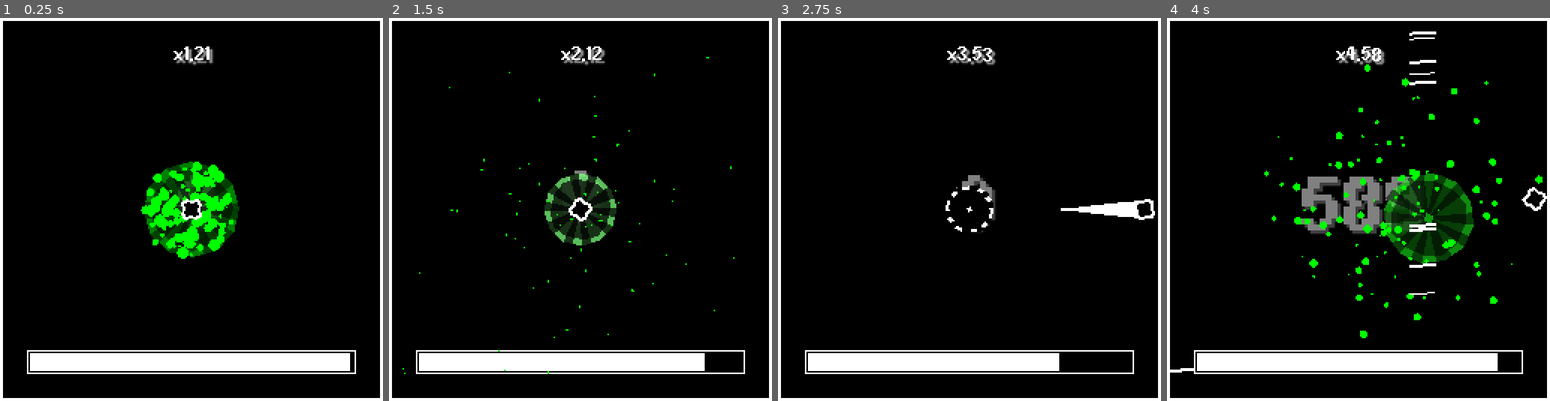
Above: before the commit, frames 1-4 (left to right).
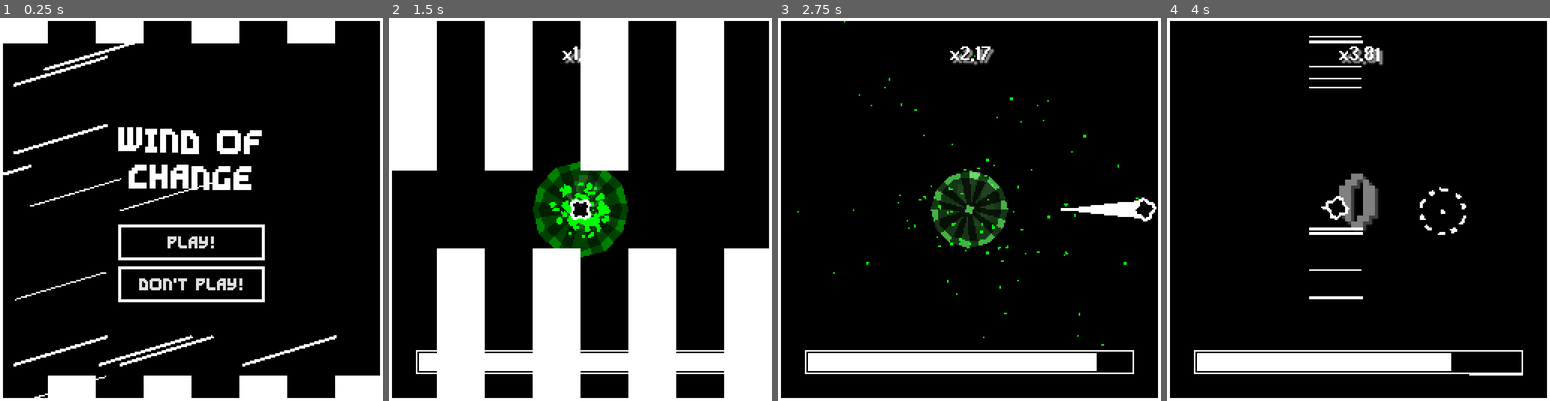
Above: after the commit, the same moments.

Repository: Ayabee527/mini-jam-155-wind
Game: Godot game, scene res://main_menu/main_menu.tscn
Two runs of this game, one before a commit and one after it. Both use one fixed random seed, a clock stepped at 60 frames per second and the inputs below. Before the commit the project starts from res://main/main.tscn.
Inputs (mouse positions are in pixels of both pictures, inside the frame that each line leads up to):
- Up to frame 1 (0.25 s): no input
- Up to frame 2 (1.5 s): click (580, 243) at 0.5 s, where only the run after the commit has a clickable "PLAY!"; click (580, 243) at 1.25 s, where only the run after the commit has a clickable "PLAY!"
- Up to frame 3 (2.75 s): tap Enter at 2 s; move the mouse to (1053, 190) at 2.02 s; hold D (move_right) from 2.03 s (still down); tap Backspace at 2.1 s; click (1053, 190) at 2.17 s
- Up to frame 4 (4 s): release D (move_right) at 2.75 s; drag from (1281, 228) to (1358, 209) at 2.77 s; move the mouse to (1396, 125) at 3.52 s; hold D (move_right) from 3.53 s (still down); tap F at 3.6 s; click (1396, 125) at 3.67 s

The runs differ from the first frame. In frame 1, 20% of the frame differs, in the area x 0-100%, y 0-100%; in frame 2, 40%; in frame 3, 3.3%; in frame 4, 9.6%.

Commit message:
scene switcher

Diff:
--- /dev/null
+++ b/game/autoloads/SceneSwitcher.gd
@@ -0,0 +1,28 @@
+extends ColorRect
+
+@export var animation_player: AnimationPlayer
+
+var scene_path: String
+
+func switch_to(path: String):
+	scene_path = path
+	switch_out()
+
+func load_scene() -> void:
+	get_tree().change_scene_to_file(scene_path)
+
+func switch_out() -> void:
+	mouse_filter = Control.MOUSE_FILTER_STOP
+	animation_player.play("switch_out")
+
+func switch_in() -> void:
+	mouse_filter = Control.MOUSE_FILTER_IGNORE
+	animation_player.play("switch_in")
+
+
+func _on_animation_player_animation_finished(anim_name: StringName) -> void:
+	match anim_name:
+		"switch_out":
+			await get_tree().create_timer(0.5, false).timeout
+			load_scene()
+			switch_in()
--- /dev/null
+++ b/game/autoloads/SceneSwitcher.tscn
@@ -0,0 +1,87 @@
+[gd_scene load_steps=8 format=3 uid="uid://lfl61m2uhqrs"]
+
+[ext_resource type="Shader" path="res://autoloads/scene_switch.gdshader" id="1_la747"]
+[ext_resource type="Script" path="res://autoloads/SceneSwitcher.gd" id="2_sejnh"]
+
+[sub_resource type="ShaderMaterial" id="ShaderMaterial_hlaq1"]
+shader = ExtResource("1_la747")
+shader_parameter/num_lines = 8.0
+shader_parameter/y_threshold = 1.0
+shader_parameter/line_color_a = Color(1, 1, 1, 1)
+shader_parameter/line_color_b = Color(1, 1, 1, 1)
+
+[sub_resource type="Animation" id="Animation_dsoq5"]
+resource_name = "switch_out"
+length = 0.25
+step = 0.05
+tracks/0/type = "value"
+tracks/0/imported = false
+tracks/0/enabled = true
+tracks/0/path = NodePath(".:material:shader_parameter/y_threshold")
+tracks/0/interp = 1
+tracks/0/loop_wrap = true
+tracks/0/keys = {
+"times": PackedFloat32Array(0, 0.25),
+"transitions": PackedFloat32Array(1, 1),
+"update": 0,
+"values": [0.0, 1.0]
+}
+
+[sub_resource type="Animation" id="Animation_51sd7"]
+length = 0.001
+tracks/0/type = "value"
+tracks/0/imported = false
+tracks/0/enabled = true
+tracks/0/path = NodePath(".:material:shader_parameter/y_threshold")
+tracks/0/interp = 1
+tracks/0/loop_wrap = true
+tracks/0/keys = {
+"times": PackedFloat32Array(0),
+"transitions": PackedFloat32Array(1),
+"update": 0,
+"values": [1.0]
+}
+
+[sub_resource type="Animation" id="Animation_3akbl"]
+resource_name = "switch_in"
+length = 0.25
+step = 0.05
+tracks/0/type = "value"
+tracks/0/imported = false
+tracks/0/enabled = true
+tracks/0/path = NodePath(".:material:shader_parameter/y_threshold")
+tracks/0/interp = 1
+tracks/0/loop_wrap = true
+tracks/0/keys = {
+"times": PackedFloat32Array(0, 0.25),
+"transitions": PackedFloat32Array(1, 1),
+"update": 0,
+"values": [1.0, 0.0]
+}
+
+[sub_resource type="AnimationLibrary" id="AnimationLibrary_48hl2"]
+_data = {
+"RESET": SubResource("Animation_51sd7"),
+"switch_in": SubResource("Animation_3akbl"),
+"switch_out": SubResource("Animation_dsoq5")
+}
+
+[node name="SceneSwitcher" type="ColorRect" node_paths=PackedStringArray("animation_player")]
+top_level = true
+z_index = 100
+material = SubResource("ShaderMaterial_hlaq1")
+anchors_preset = 15
+anchor_right = 1.0
+anchor_bottom = 1.0
+grow_horizontal = 2
+grow_vertical = 2
+mouse_filter = 2
+script = ExtResource("2_sejnh")
+animation_player = NodePath("AnimationPlayer")
+
+[node name="AnimationPlayer" type="AnimationPlayer" parent="."]
+libraries = {
+"": SubResource("AnimationLibrary_48hl2")
+}
+
+[connection signal="animation_finished" from="AnimationPlayer" to="." method="_on_animation_player_animation_finished"]
--- /dev/null
+++ b/game/autoloads/Score.gd
@@ -0,0 +1,19 @@
+extends Node
+
+var latest_score: int = 0:
+	set = set_latest_score
+var latest_time: int = 0
+
+var high_score: int = 0
+var high_time: int = 0
+
+func set_latest_score(new_score: int) -> void:
+	latest_score = new_score
+
+	if latest_score > high_score:
+		high_score = latest_score
+		high_time = latest_time
+
+	if latest_score == high_score:
+		if latest_time < high_time:
+			high_time = latest_time
--- /dev/null
+++ b/game/autoloads/scene_switch.gdshader
@@ -0,0 +1,23 @@
+shader_type canvas_item;
+
+uniform float num_lines = 20.;
+uniform float y_threshold: hint_range(0.0, 1.0) = 0.5;
+uniform vec4 line_color_a: source_color = vec4(1.);
+uniform vec4 line_color_b: source_color = vec4(0., 0., 0., 1.0);
+
+void fragment() {
+	vec2 tiled_uv = vec2(fract(UV.x * num_lines / 2.), UV.y);
+	if (tiled_uv.x < 0.5){
+		if(tiled_uv.y < y_threshold){
+			COLOR = line_color_a;
+		} else {
+			COLOR = vec4(0.0);
+		}
+	} else {
+		if (tiled_uv.y > 1. - y_threshold){
+			COLOR = line_color_b;
+		} else {
+			COLOR = vec4(0.0);
+		}
+	}
+}
--- a/game/goal/hazards/bomb/bomb.gd
+++ b/game/goal/hazards/bomb/bomb.gd
@@ -7,8 +7,6 @@
 @export var owie_collision: CollisionShape2D
 
 @export var explode_particles: GPUParticles2D
-
-@export var bump_sound: AudioStreamPlayer
 
 var bounces: int = 0
 
@@ -53,8 +51,7 @@
 	linear_velocity = Vector2.ZERO
 	set_deferred("freeze", true)
 
-	shape.modulate.g = 1.0
-	shape.modulate.r = 0.0
+	shape.modulate = Color.GREEN
 	explode_particles.restart()
 
 	var tween = create_tween().set_ease(Tween.EASE_IN_OUT).set_trans(Tween.TRANS_CUBIC)
@@ -72,8 +69,7 @@
 	linear_velocity = Vector2.ZERO
 	set_deferred("freeze", true)
 
-	shape.modulate.g = 1.0
-	shape.modulate.r = 0.0
+	shape.modulate = Color.GREEN
 	explode_particles.restart()
 
 	var tween = create_tween().set_ease(Tween.EASE_IN_OUT).set_trans(Tween.TRANS_CUBIC)
@@ -88,16 +84,11 @@
 	add_constant_central_force(direction * speed)
 
 
-func _on_body_entered(body: Node) -> void:
-	bump_sound.play()
-
-
 func _on_explode_particles_finished() -> void:
 	queue_free()
 
 
 func _on_owie_body_entered(body: Node2D) -> void:
-	print("a")
 	body = body as Player
 	body.apply_central_impulse(
 		global_position.direction_to(body.global_position) * body.linear_velocity.length()
--- a/game/goal/hazards/bomb/bomb.tscn
+++ b/game/goal/hazards/bomb/bomb.tscn
@@ -1,26 +1,25 @@
-[gd_scene load_steps=11 format=3 uid="uid://clrtvk4mji6hx"]
+[gd_scene load_steps=9 format=3 uid="uid://nslxlwuchbkk"]
 
-[ext_resource type="Script" path="res://goal/hazards/bomb/bomb.gd" id="1_xqnn4"]
-[ext_resource type="Texture2D" uid="uid://dmmadcrn8ay1x" path="res://assets/textures/circle-filled.png" id="2_dx1w6"]
-[ext_resource type="AudioStream" uid="uid://bigqmw32qq7sh" path="res://assets/sounds/2up.wav" id="3_wtinw"]
+[ext_resource type="Script" path="res://goal/hazards/bomb/bomb.gd" id="1_vaw8o"]
+[ext_resource type="Texture2D" uid="uid://dmmadcrn8ay1x" path="res://assets/textures/circle-filled.png" id="2_ch18f"]
 
-[sub_resource type="PhysicsMaterial" id="PhysicsMaterial_bq3if"]
+[sub_resource type="PhysicsMaterial" id="PhysicsMaterial_3ih2u"]
 bounce = 0.75
 
-[sub_resource type="CircleShape2D" id="CircleShape2D_bsi1w"]
-radius = 16.0
+[sub_resource type="CircleShape2D" id="CircleShape2D_i2ojj"]
+radius = 16.1245
 
-[sub_resource type="CircleShape2D" id="CircleShape2D_1l2r1"]
-radius = 16.0
+[sub_resource type="CircleShape2D" id="CircleShape2D_ny8e1"]
+radius = 16.1245
 
-[sub_resource type="Curve" id="Curve_d07mk"]
+[sub_resource type="Curve" id="Curve_76c4m"]
 _data = [Vector2(0, 1), 0.0, 0.0, 0, 0, Vector2(1, 0), 0.0, 0.0, 0, 0]
 point_count = 2
 
-[sub_resource type="CurveTexture" id="CurveTexture_kxnbv"]
-curve = SubResource("Curve_d07mk")
+[sub_resource type="CurveTexture" id="CurveTexture_73uqj"]
+curve = SubResource("Curve_76c4m")
 
-[sub_resource type="ParticleProcessMaterial" id="ParticleProcessMaterial_qiuyr"]
+[sub_resource type="ParticleProcessMaterial" id="ParticleProcessMaterial_bnnqy"]
 particle_flag_disable_z = true
 emission_shape = 6
 emission_ring_axis = Vector3(0, 0, 1)
@@ -35,28 +34,17 @@
 tangential_accel_max = 10.0
 scale_min = 0.05
 scale_max = 0.1
-scale_curve = SubResource("CurveTexture_kxnbv")
+scale_curve = SubResource("CurveTexture_73uqj")
 color = Color(0, 1, 0, 1)
 
-[sub_resource type="AudioStreamRandomizer" id="AudioStreamRandomizer_axlcd"]
-random_pitch = 1.5
-streams_count = 1
-stream_0/stream = ExtResource("3_wtinw")
-stream_0/weight = 1.0
-
-[node name="Bomb" type="RigidBody2D" node_paths=PackedStringArray("shape", "collision_shape", "owie_collision", "explode_particles", "bump_sound") groups=["owies"]]
-collision_layer = 16
-physics_material_override = SubResource("PhysicsMaterial_bq3if")
+[node name="Bomb" type="RigidBody2D" node_paths=PackedStringArray("shape", "collision_shape", "owie_collision", "explode_particles") groups=["owies"]]
+physics_material_override = SubResource("PhysicsMaterial_3ih2u")
 gravity_scale = 0.0
-max_contacts_reported = 4
-contact_monitor = true
-constant_torque = -100.0
-script = ExtResource("1_xqnn4")
+script = ExtResource("1_vaw8o")
 shape = NodePath("Shape")
 collision_shape = NodePath("CollisionShape2D")
 owie_collision = NodePath("Owie/CollisionShape2D")
 explode_particles = NodePath("ExplodeParticles")
-bump_sound = NodePath("Bump")
 
 [node name="Shape" type="Polygon2D" parent="."]
 polygon = PackedVector2Array(-14, -8, -8, -14, 0, -16, 8, -14, 14, -8, 16, 0, 14, 8, 8, 14, 0, 16, -8, 14, -14, 8, -16, 0)
@@ -69,35 +57,27 @@
 color = Color(0, 0, 0, 1)
 polygon = PackedVector2Array(8, -14, 1, -1, 12, -12, 14, -8, 3, -1, 16, -2, 16, 4, 3, 1, 14, 8, 12, 12, 1, 1, 8, 14, 4, 16, 0, 2, -4, 16, -8, 14, -1, 1, -12, 12, -14, 8, -3, 1, -16, 3, -16, -3, -3, -1, -14, -8, -12, -12, -1, -1, -8, -14, -4, -16, 0, -2, 4, -16)
 
-[node name="Center" type="Polygon2D" parent="Shape"]
+[node name="Polygon2D" type="Polygon2D" parent="Shape"]
 polygon = PackedVector2Array(0, -2, 2, 0, 0, 2, -2, 0)
 
 [node name="CollisionShape2D" type="CollisionShape2D" parent="."]
-shape = SubResource("CircleShape2D_bsi1w")
+shape = SubResource("CircleShape2D_i2ojj")
 
 [node name="Owie" type="Area2D" parent="."]
 collision_layer = 4
 collision_mask = 2
 
 [node name="CollisionShape2D" type="CollisionShape2D" parent="Owie"]
-shape = SubResource("CircleShape2D_1l2r1")
+shape = SubResource("CircleShape2D_ny8e1")
 disabled = true
 
 [node name="ExplodeParticles" type="GPUParticles2D" parent="."]
 emitting = false
 amount = 50
-process_material = SubResource("ParticleProcessMaterial_qiuyr")
-texture = ExtResource("2_dx1w6")
+process_material = SubResource("ParticleProcessMaterial_bnnqy")
+texture = ExtResource("2_ch18f")
 one_shot = true
 explosiveness = 1.0
 
-[node name="Bump" type="AudioStreamPlayer" parent="."]
-stream = SubResource("AudioStreamRandomizer_axlcd")
-volume_db = 5.0
-pitch_scale = 0.25
-max_polyphony = 5
-bus = &"sfx"
-
-[connection signal="body_entered" from="." to="." method="_on_body_entered"]
 [connection signal="body_entered" from="Owie" to="." method="_on_owie_body_entered"]
 [connection signal="finished" from="ExplodeParticles" to="." method="_on_explode_particles_finished"]
--- a/game/goal/hazards/saw/saw.tscn
+++ b/game/goal/hazards/saw/saw.tscn
@@ -108,7 +108,7 @@
 
 [node name="Bump" type="AudioStreamPlayer" parent="."]
 stream = SubResource("AudioStreamRandomizer_ckvpn")
-volume_db = 15.0
+volume_db = 5.0
 max_polyphony = 5
 bus = &"sfx"
 
--- a/game/goal/player_goal.gd
+++ b/game/goal/player_goal.gd
@@ -98,10 +98,6 @@
 		)
 		get_tree().current_scene.add_child(hazard)
 
-	if randf() <= 0.25:
-		combo -= 2
-		combo = max(0, combo)
-
 func _on_player_zone_body_entered(body: Node2D) -> void:
 	if body is Player:
 		if stun_timer.is_stopped():
--- a/game/main/score_handler.gd
+++ b/game/main/score_handler.gd
@@ -71,9 +71,8 @@
 func _on_player_goal_collected() -> void:
 	combo += 1
 	if combo > 1:
+		score += (100 * (1.0 + (combo * 0.1))) * multiplier
 		multiplier += 1.0 * (1.0 + (combo * 0.25))
-
-		score += (100 * (1.0 + (combo * 0.1))) * multiplier
 
 
 func _on_player_hurt() -> void:
--- /dev/null
+++ b/game/main_menu/main_menu.gd
@@ -0,0 +1,11 @@
+extends PanelContainer
+
+func _ready() -> void:
+	SceneSwitcher.switch_in()
+
+func _on_quit_pressed() -> void:
+	get_tree().quit()
+
+
+func _on_play_pressed() -> void:
+	SceneSwitcher.switch_to("res://main/main.tscn")
--- /dev/null
+++ b/game/main_menu/main_menu.tscn
@@ -0,0 +1,111 @@
+[gd_scene load_steps=8 format=3 uid="uid://dtffmmmmtbg8r"]
+
+[ext_resource type="Script" path="res://main_menu/main_menu.gd" id="1_4r7go"]
+[ext_resource type="Script" path="res://main_menu/wind_holder.gd" id="1_d3t3r"]
+[ext_resource type="FontFile" uid="uid://dg0wgobwcnhf1" path="res://assets/fonts/GravityBold8.ttf" id="1_of1rs"]
+
+[sub_resource type="StyleBoxFlat" id="StyleBoxFlat_jdj60"]
+bg_color = Color(0, 0, 0, 1)
+border_width_left = 2
+border_width_top = 2
+border_width_right = 2
+border_width_bottom = 2
+border_color = Color(1, 1, 1, 1)
+
+[sub_resource type="StyleBoxFlat" id="StyleBoxFlat_cxlch"]
+content_margin_left = 8.0
+content_margin_top = 8.0
+content_margin_right = 8.0
+content_margin_bottom = 8.0
+bg_color = Color(1, 1, 1, 0)
+border_width_left = 2
+border_width_top = 2
+border_width_right = 2
+border_width_bottom = 2
+border_color = Color(1, 1, 1, 1)
+
+[sub_resource type="StyleBoxFlat" id="StyleBoxFlat_g825x"]
+content_margin_left = 8.0
+content_margin_top = 8.0
+content_margin_right = 8.0
+content_margin_bottom = 8.0
+bg_color = Color(1, 1, 1, 0.25098)
+border_width_left = 2
+border_width_top = 2
+border_width_right = 2
+border_width_bottom = 2
+border_color = Color(1, 1, 1, 1)
+
+[sub_resource type="StyleBoxFlat" id="StyleBoxFlat_jhgke"]
+content_margin_left = 8.0
+content_margin_top = 8.0
+content_margin_right = 8.0
+content_margin_bottom = 8.0
+bg_color = Color(1, 1, 1, 0.501961)
+border_width_left = 2
+border_width_top = 2
+border_width_right = 2
+border_width_bottom = 2
+border_color = Color(1, 1, 1, 1)
+
+[node name="MainMenu" type="PanelContainer"]
+anchors_preset = 15
+anchor_right = 1.0
+anchor_bottom = 1.0
+grow_horizontal = 2
+grow_vertical = 2
+theme_override_styles/panel = SubResource("StyleBoxFlat_jdj60")
+script = ExtResource("1_4r7go")
+
+[node name="WindHolder" type="Node2D" parent="."]
+script = ExtResource("1_d3t3r")
+
+[node name="WindTimer" type="Timer" parent="WindHolder"]
+wait_time = 2.5
+autostart = true
+
+[node name="CenterContainer" type="CenterContainer" parent="."]
+layout_mode = 2
+
+[node name="VBoxContainer" type="VBoxContainer" parent="CenterContainer"]
+layout_mode = 2
+theme_override_constants/separation = 16
+
+[node name="RichTextLabel" type="RichTextLabel" parent="CenterContainer/VBoxContainer"]
+clip_contents = false
+layout_mode = 2
+theme_override_constants/line_separation = 8
+theme_override_fonts/normal_font = ExtResource("1_of1rs")
+theme_override_font_sizes/normal_font_size = 16
+bbcode_enabled = true
+text = "[wave amp=16 freq=25][center]WIND OF
+CHANGE"
+fit_content = true
+autowrap_mode = 0
+
+[node name="VBoxContainer" type="VBoxContainer" parent="CenterContainer/VBoxContainer"]
+layout_mode = 2
+
+[node name="Play" type="Button" parent="CenterContainer/VBoxContainer/VBoxContainer"]
+layout_mode = 2
+theme_override_fonts/font = ExtResource("1_of1rs")
+theme_override_font_sizes/font_size = 8
+theme_override_styles/normal = SubResource("StyleBoxFlat_cxlch")
+theme_override_styles/hover = SubResource("StyleBoxFlat_g825x")
+theme_override_styles/pressed = SubResource("StyleBoxFlat_jhgke")
+theme_override_styles/focus = SubResource("StyleBoxFlat_g825x")
+text = "PLAY!"
+
+[node name="Quit" type="Button" parent="CenterContainer/VBoxContainer/VBoxContainer"]
+layout_mode = 2
+theme_override_fonts/font = ExtResource("1_of1rs")
+theme_override_font_sizes/font_size = 8
+theme_override_styles/normal = SubResource("StyleBoxFlat_cxlch")
+theme_override_styles/hover = SubResource("StyleBoxFlat_g825x")
+theme_override_styles/pressed = SubResource("StyleBoxFlat_jhgke")
+theme_override_styles/focus = SubResource("StyleBoxFlat_g825x")
+text = "DON'T PLAY!"
+
+[connection signal="timeout" from="WindHolder/WindTimer" to="WindHolder" method="_on_wind_timer_timeout"]
+[connection signal="pressed" from="CenterContainer/VBoxContainer/VBoxContainer/Play" to="." method="_on_play_pressed"]
+[connection signal="pressed" from="CenterContainer/VBoxContainer/VBoxContainer/Quit" to="." method="_on_quit_pressed"]
--- /dev/null
+++ b/game/main_menu/wind_holder.gd
@@ -0,0 +1,39 @@
+extends Node2D
+
+const GUST = preload("res://wind_gust/wind_gust.tscn")
+
+@export var gust_count: int = 30
+
+var wind_direction: Vector2 = Vector2.ZERO
+var wind_speed: float = 0.0
+
+var gusts: Array[WindGust]
+
+func _ready() -> void:
+	wind_direction = Vector2.from_angle(TAU * randf())
+	wind_speed = randf_range(250, 750)
+	spawn_winds()
+
+func spawn_winds() -> void:
+	var game_size: Vector2 = Vector2(256, 256)
+	var center: Vector2 = game_size / 2.0
+
+	for i: int in range(gust_count):
+		var gust = GUST.instantiate()
+		gust.global_position = Vector2(
+			center.x + randf_range(-game_size.x * 2.0, game_size.x * 2.0),
+			center.y + randf_range(-game_size.x * 2.0, game_size.x * 2.0)
+		)
+		gust.direction = wind_direction
+		gust.speed = wind_speed
+		add_child(gust, true)
+
+		gusts.append(gust)
+
+func _on_wind_timer_timeout() -> void:
+	wind_direction = Vector2.from_angle(TAU * randf())
+	wind_speed = randf_range(250, 750)
+
+	for gust: WindGust in gusts:
+		gust.direction = wind_direction
+		gust.speed = wind_speed
--- a/game/project.godot
+++ b/game/project.godot
@@ -11,9 +11,14 @@
 [application]
 
 config/name="wind jam"
-run/main_scene="res://main/main.tscn"
+run/main_scene="res://main_menu/main_menu.tscn"
 config/features=PackedStringArray("4.2", "GL Compatibility")
 config/icon="res://icon.svg"
+
+[autoload]
+
+SceneSwitcher="*res://autoloads/SceneSwitcher.tscn"
+Score="*res://autoloads/Score.gd"
 
 [display]
 
@@ -28,6 +33,19 @@
 [editor_plugins]
 
 enabled=PackedStringArray("res://addons/kanban_tasks/plugin.cfg")
+
+[file_customization]
+
+folder_colors={
+"res://assets/": "green",
+"res://autoloads/": "yellow",
+"res://components/": "gray",
+"res://goal/": "teal",
+"res://main/": "purple",
+"res://main_menu/": "purple",
+"res://player/": "teal",
+"res://wind_gust/": "gray"
+}
 
 [input]
 
Not shown: 2 places in game/goal/hazards/bullet/bullet.tscn that only renumber resources
